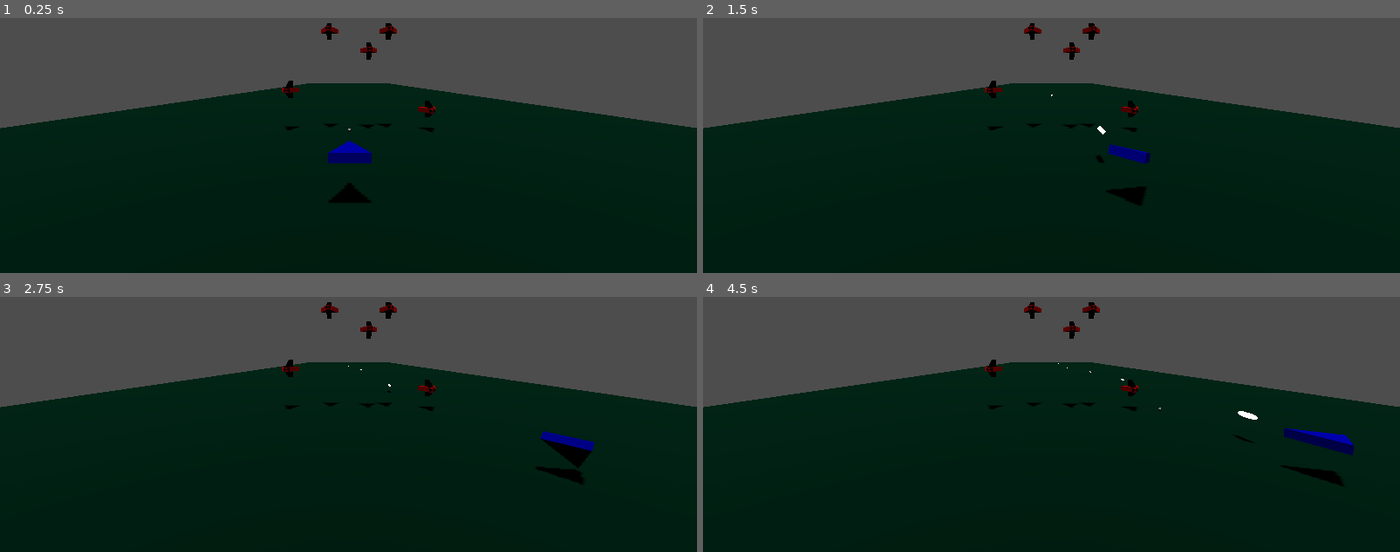
Above: before the commit, frames 1-4 (two rows, left to right).
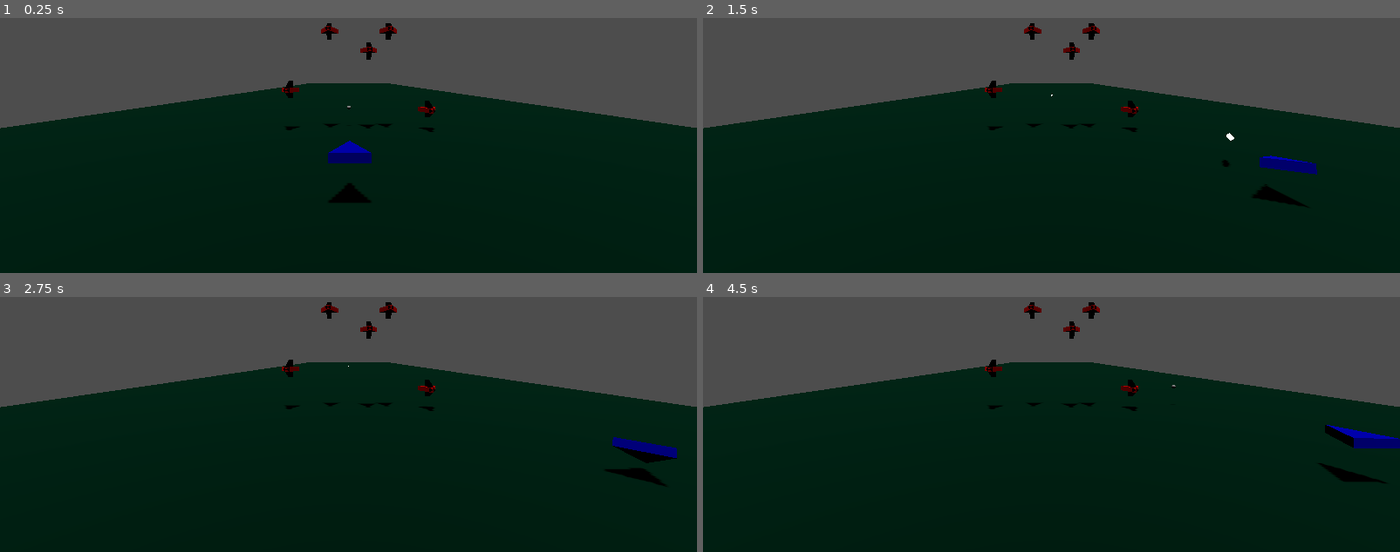
Above: after the commit, the same moments.

Repository: fredchien3/20-game-challenge
Game: Godot game, scene res://main/main.tscn
Two runs of this game, one before a commit and one after it. Both use one fixed random seed, a clock stepped at 60 frames per second and the inputs below.
Inputs:
- Up to frame 1 (0.25 s): no input
- Up to frame 2 (1.5 s): tap Enter at 0.5 s; hold D (move_right) 0.53-1.28 s; hold Space (shoot) 0.53-1.28 s; hold S (move_down) from 1.28 s (still down); tap Space (shoot) at 1.35 s
- Up to frame 3 (2.75 s): release S (move_down) at 2.03 s; hold D (move_right) from 2.03 s (still down); hold Space (shoot) from 2.03 s (still down)
- Up to frame 4 (4.5 s): release D (move_right) at 2.78 s; release Space (shoot) at 2.78 s; hold W (move_up) 2.78-3.53 s; tap Space (shoot) at 2.85, 4.35 s; hold Space (shoot) 3.53-4.28 s; hold A (move_left) from 3.53 s (still down)

The runs differ from the first frame. In frame 1, less than 0.1% of the frame differs, in the area x 49-51%, y 34-45%; in frame 2, 1.1%; in frame 3, 1.5%; in frame 4, 1.5%, in the area x 50-100%, y 25-75%.

Commit message:
Tune aimer and body

Diff:
--- a/8--star-fox/ship/aimer.gd
+++ b/8--star-fox/ship/aimer.gd
@@ -1,11 +1,16 @@
 extends MeshInstance3D
 
+@export var speed: float
+
+@onready var vertical_speed := speed * 0.85
+
 func _physics_process(_delta):
+	print(vertical_speed)
 	if Input.is_action_pressed("move_right"):
-		global_position.x += 0.1
+		global_position.x += speed
 	if Input.is_action_pressed("move_left"):
-		global_position.x -= 0.1
+		global_position.x -= speed
 	if Input.is_action_pressed("move_up"):
-		global_position.y += 0.1
+		global_position.y += vertical_speed
 	if Input.is_action_pressed("move_down"):
-		global_position.y -= 0.1
+		global_position.y -= vertical_speed
--- a/8--star-fox/ship/body.gd
+++ b/8--star-fox/ship/body.gd
@@ -1,10 +1,12 @@
 extends CharacterBody3D
+
 @export var aimer: Node3D
+@export var speed: float
 
 var target_velocity := Vector3.ZERO
 
 func _physics_process(_delta: float) -> void:
 	look_at(aimer.global_position)
 	target_velocity = Vector3(aimer.global_position.x, aimer.global_position.y, 0) - global_position
-	velocity = target_velocity
+	velocity = target_velocity * speed
 	move_and_slide()
--- a/8--star-fox/ship/ship.gd
+++ b/8--star-fox/ship/ship.gd
@@ -1,10 +1,13 @@
 extends Node3D
+
+signal projectile_shot(projectile)
+
 @export var ProjectileScene: PackedScene
 @export var body: CharacterBody3D
-signal projectile_shot(projectile)
 
 func _input(event: InputEvent) -> void:
 	if event.is_action_pressed("shoot"):
 		var projectile: RigidBody3D = ProjectileScene.instantiate()
 		projectile.global_position = body.global_position
+		projectile.basis = body.basis
 		projectile_shot.emit(projectile)
--- a/8--star-fox/ship/ship.tscn
+++ b/8--star-fox/ship/ship.tscn
@@ -16,10 +16,8 @@
 height = 1.3017578
 
 [sub_resource type="SphereMesh" id="SphereMesh_2jgil"]
-radius = 0.05
-height = 0.1
-radial_segments = 4
-rings = 4
+radius = 0.1
+height = 0.2
 
 [node name="Ship" type="Node3D" unique_id=1787095866 node_paths=PackedStringArray("body") groups=["ship"]]
 script = ExtResource("1_jgjpc")
@@ -30,6 +28,7 @@
 collision_layer = 2
 script = ExtResource("3_1vtf4")
 aimer = NodePath("../Aimer")
+speed = 1.5
 
 [node name="MeshInstance3D" type="MeshInstance3D" parent="Body" unique_id=1654616544]
 transform = Transform3D(0.8836188, 0, 0, 0, -4.371139e-08, 0.20310672, 0, -1, -8.878077e-09, 0, 0, 0)
@@ -40,6 +39,7 @@
 shape = SubResource("CapsuleShape3D_jgjpc")
 
 [node name="Aimer" type="MeshInstance3D" parent="." unique_id=1707650795]
-transform = Transform3D(1, 0, 0, 0, 1, 0, 0, 0, 1, 0, 0, -2.2092237)
+transform = Transform3D(1, 0, 0, 0, 1, 0, 0, 0, 1, 0, 0, -8.209224)
 mesh = SubResource("SphereMesh_2jgil")
 script = ExtResource("4_r4tgf")
+speed = 0.2
